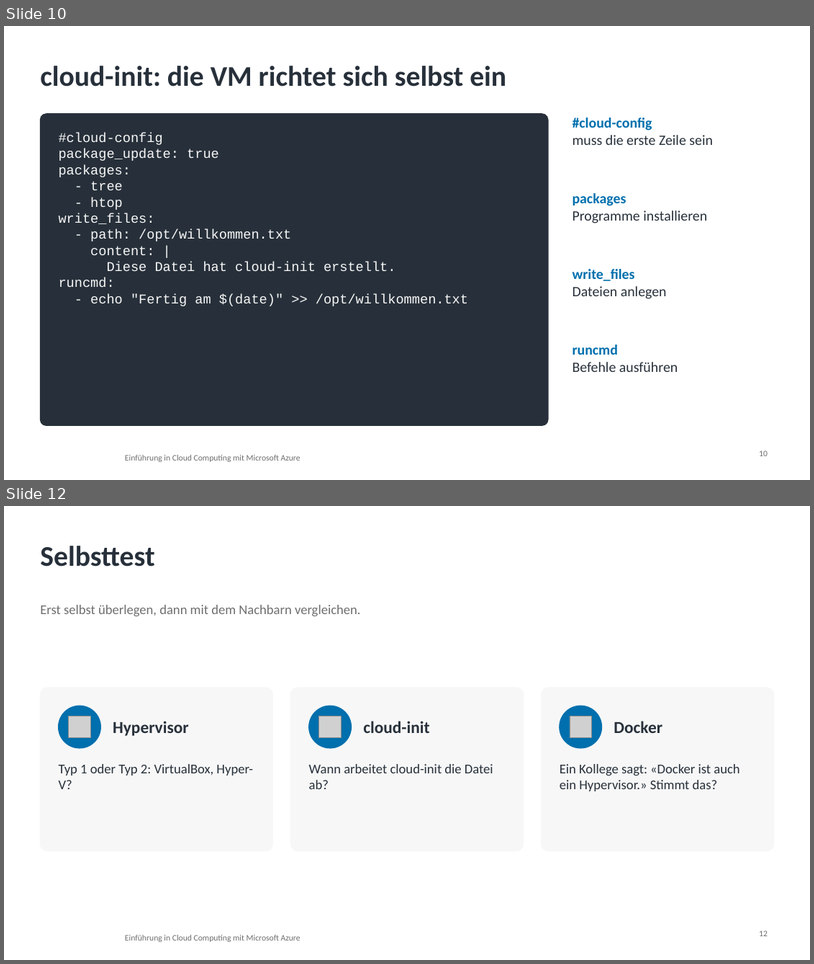
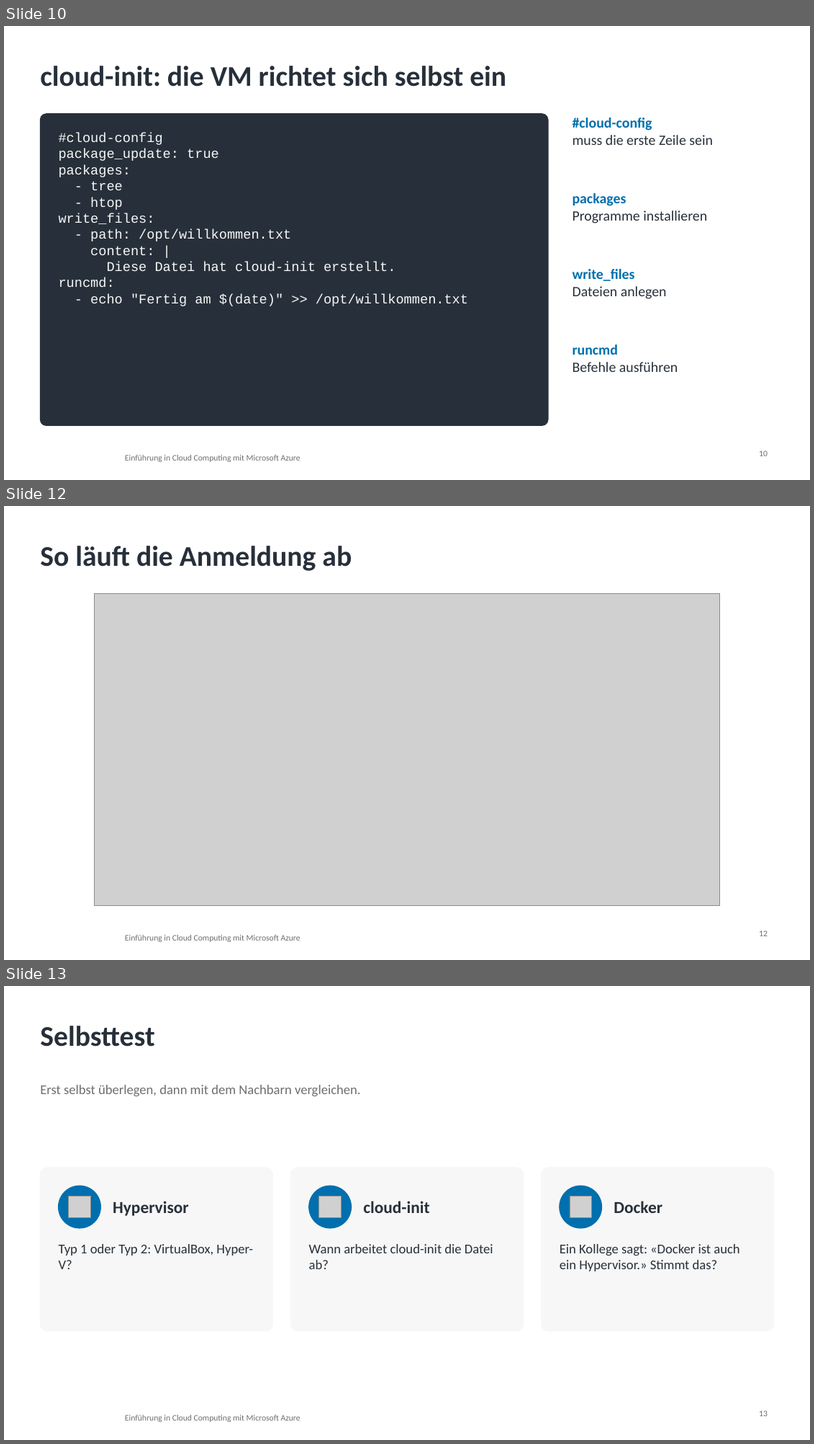
Before and after one commit to pat-teacher/azure-basics-training, a slide deck: praesentationen/input-01-virtualisierung.pptx. Shown one above the other, each under a label of ours: slides 10 and 12 before the commit, slides 10, 12 and 13 after it; the slides between them are not shown. The pictures are 814x964 and 814x1444 pixels, drawn with LibreOffice and Linux fonts; fonts in the diff are those of the drawing; grey boxes stand for pictures; background and template pictures are left out. Boxes give left, top, right and bottom in pixels: in the first picture for what was removed or moved away, otherwise in the second. Text is boxed around its words. In the diff, an @@ line names an element or a change of style, - is before the commit and + after.

```diff
--- a/praesentationen/input-01-virtualisierung.pptx
+++ b/praesentationen/input-01-virtualisierung.pptx
@@ slide 12 added at (4, 506, 810, 960), background #FFFFFF; not listed: 1 template element that a slide beside it also shows @@
@@ title added at (40, 546, 352, 571), 34 pt, text #27303A, bold @@
+So läuft die Anmeldung ab
@@ picture added at (95, 594, 720, 906) @@
@@ page number added at (759, 930, 768, 936), 10 pt, text #6F6F6F @@
+12
@@ what was slide 12 is now slide 13 @@
```
Also in this commit, not shown: 2 slides changed, 10 other files.
